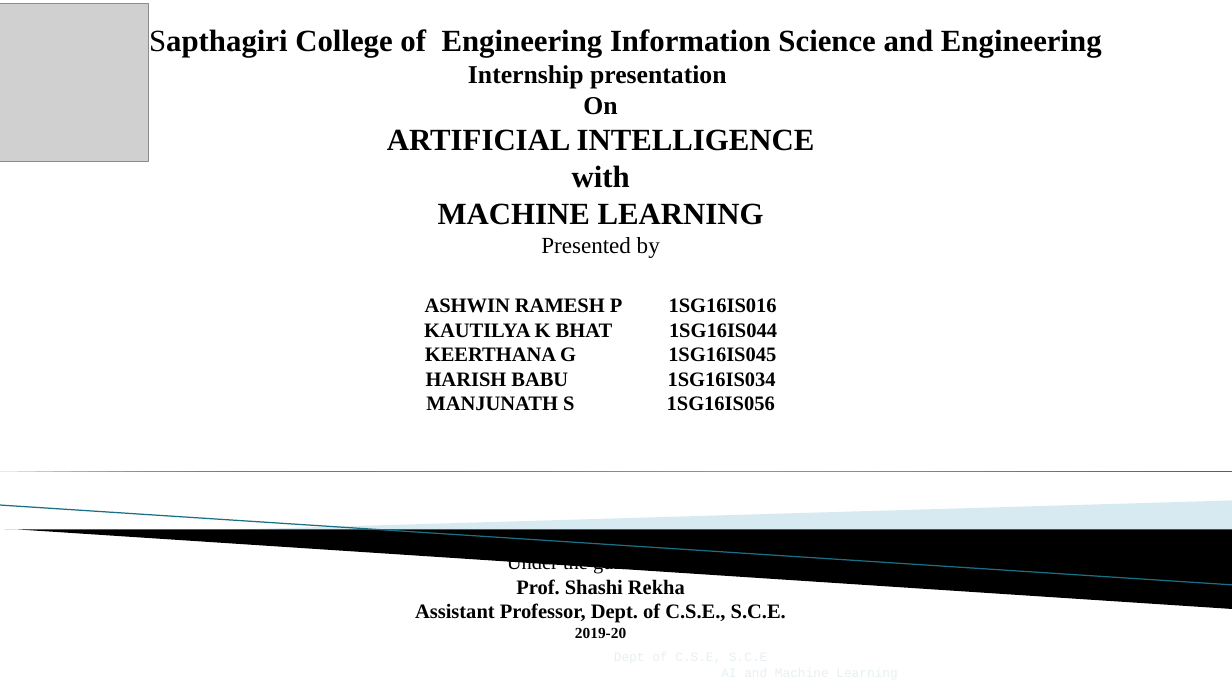
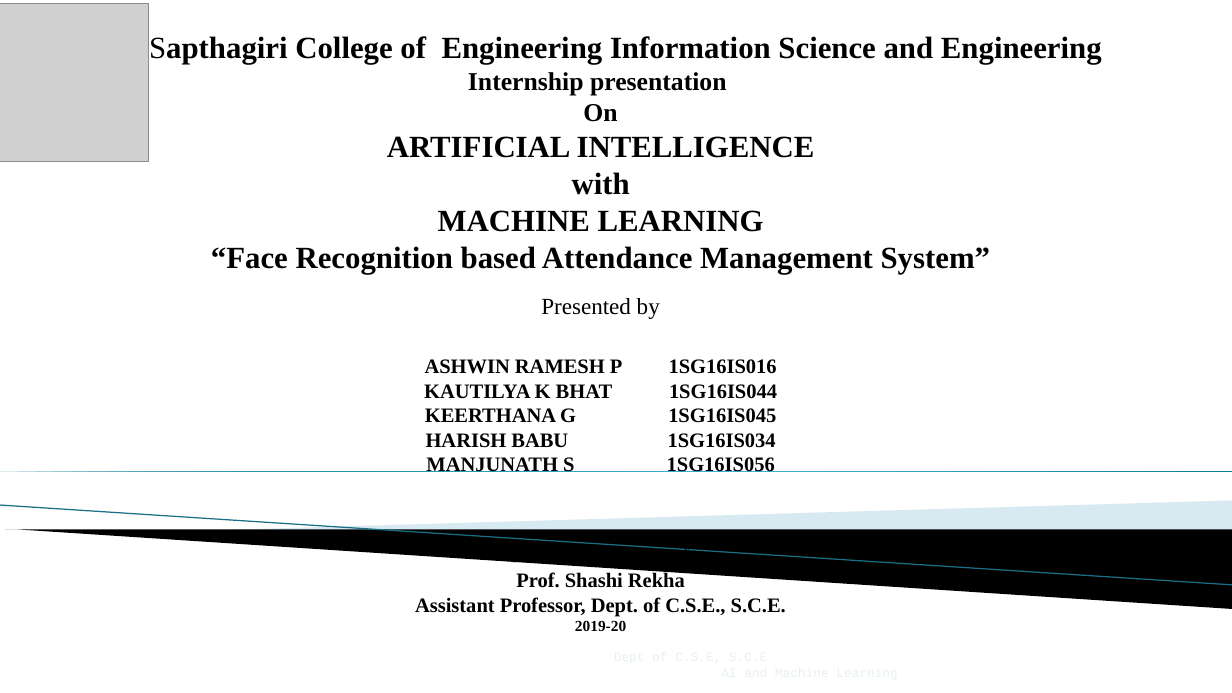
Before and after one commit to AshwinRameshP/AttendanceSystem_FaceRecognition, a slide deck: slide 1 of Report & PPT/Review ppt.pptx. Drawn at 1232x693 pixels with LibreOffice and Linux fonts; fonts in the diff are those of the drawing; grey boxes stand for pictures; background and template pictures are left out. Boxes give left, top, right and bottom in pixels: in the first picture for what was removed or moved away, otherwise in the second. Text is boxed around its words. In the diff, an @@ line names an element or a change of style, - is before the commit and + after.

Commit message:
Added report and PPT

```diff
--- a/Report & PPT/Review ppt.pptx
+++ b/Report & PPT/Review ppt.pptx
@@ text at [211, 246, 991, 274]: paragraph added @@
+“Face Recognition based Attendance Management System”
```
Also in this commit, not shown: 6 other files.
